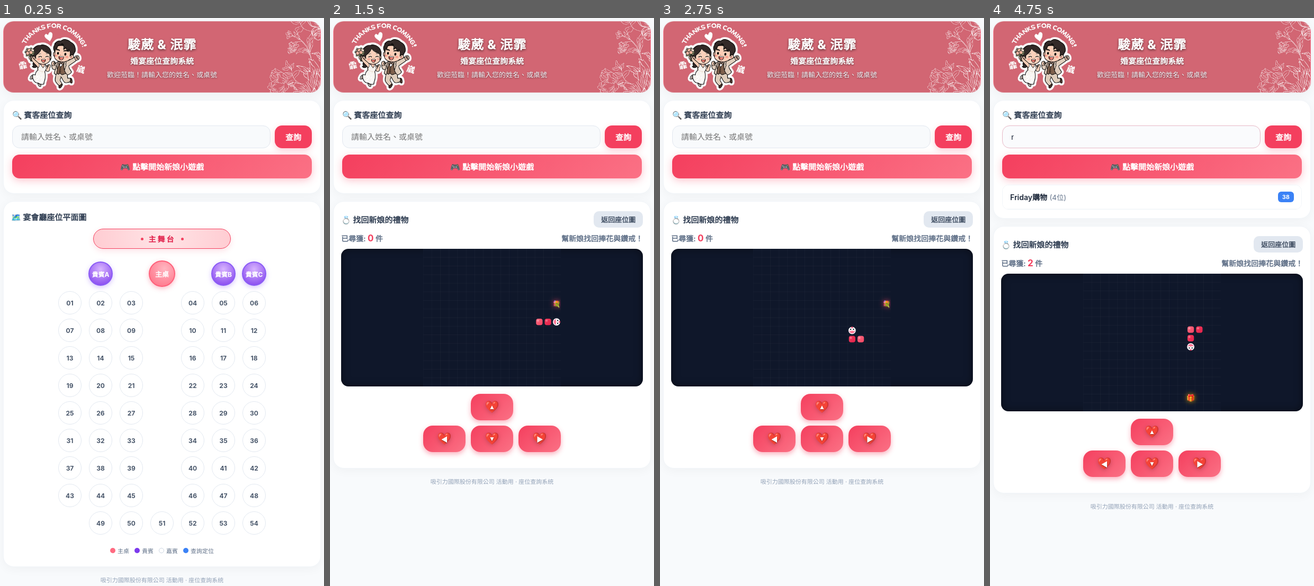
Above: before the commit, frames 1-4 (left to right).
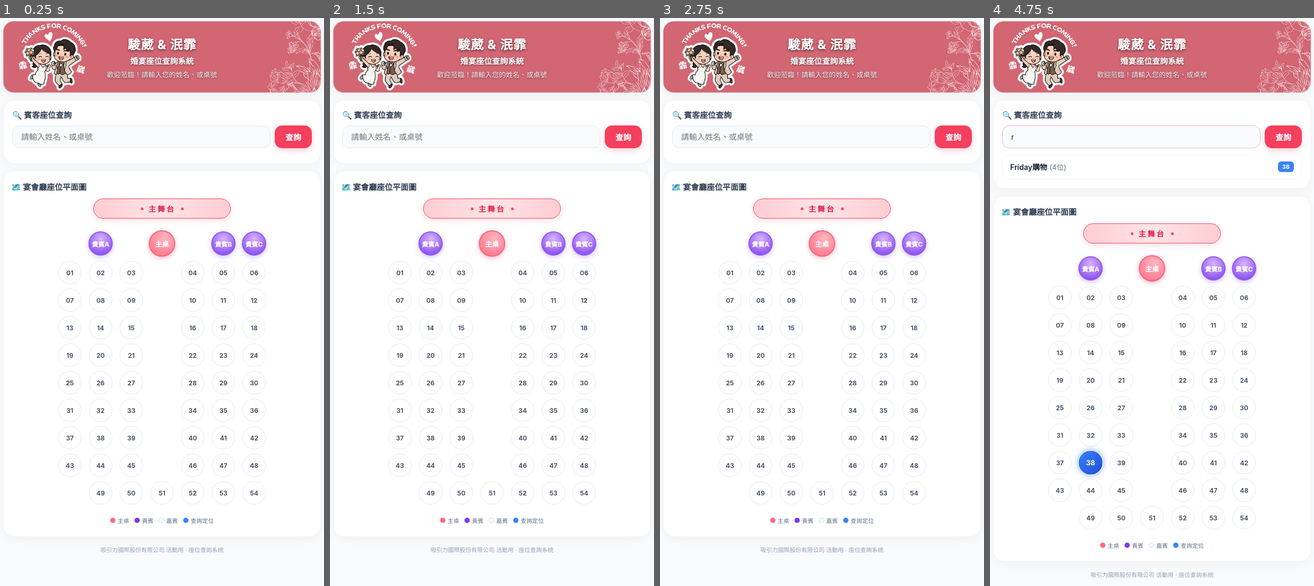
Above: after the commit, the same moments.

Repository: SoberBlues/MarryGame
Game: browser game, page index.html
The game is run twice, just before and just after one commit, with the same random seed, the same clock (stepped at 60 frames per second) and the same inputs.
Inputs (mouse positions are in pixels of both pictures, inside the frame that each line leads up to; where the layout moved, square brackets give the same spot in the first picture):
- Up to frame 1 (0.25 s): no input
- Up to frame 2 (1.5 s): click (492, 284) [492, 165] at 0.27 s; hold Right from 1.03 s (still down); click (492, 341) [492, 330] at 1.07 s
- Up to frame 3 (2.75 s): release Right at 1.53 s; hold Down 1.58-1.85 s; click (757, 233) [796, 302] at 1.67 s; hold Left 1.9-2.47 s; click "查詢" at 2.02 s; click (886, 205) [847, 296] at 2.27 s; hold Up from 2.52 s (still down)
- Up to frame 4 (4.75 s): release Up at 2.82 s; click (1200, 392) [1171, 347] at 2.87 s; hold Right 2.87-3.53 s; click (1071, 421) [1116, 353] at 3.47 s; hold Up 3.58-3.82 s; hold Left 3.87-4.3 s; click (1152, 182) [1152, 290] at 4.07 s; hold Down 4.35-4.68 s; click (1132, 137) at 4.52 s; type "r" at 4.52 s; tap Enter at 4.55 s; click (1245, 330) [1194, 347] at 4.67 s; hold Right from 4.73 s (still down)

The runs differ from the first frame. In frame 1, 11% of the frame differs, in the area x 3-97%, y 24-100%; in frame 2, 33%; in frame 3, 33%; in frame 4, 34%, in the area x 3-97%, y 24-99%.

Commit message:
Update index.html

Diff:
--- a/index.html
+++ b/index.html
@@ -107,29 +107,6 @@
   }
   .search-box button:active {
     transform: scale(0.96);
-  }
-
-  /* 遊戲快速啟動按鈕樣式 */
-  .game-btn {
-    width: 100%;
-    margin-top: 12px;
-    padding: 12px;
-    border: none;
-    border-radius: 14px;
-    background: linear-gradient(135deg, #f43f5e 0%, #fb7185 100%);
-    color: white;
-    font-size: 15px;
-    font-weight: bold;
-    cursor: pointer;
-    box-shadow: 0 4px 15px rgba(244, 63, 94, 0.3);
-    display: flex;
-    align-items: center;
-    justify-content: center;
-    gap: 8px;
-    transition: transform 0.1s, opacity 0.2s;
-  }
-  .game-btn:active {
-    transform: scale(0.97);
   }
 
   /* 搜尋結果列表 */
@@ -353,10 +330,6 @@
       <input type="text" id="searchInput" placeholder="請輸入姓名、或桌號" oninput="debounceSearch()" onkeypress="if(event.key==='Enter') searchGuest()" enterkeyhint="search">
       <button onclick="searchGuest()">查詢</button>
     </div>
-    <!-- 新增：點擊直接開始遊戲按鈕 -->
-    <button class="game-btn" onclick="startSnakeGame()">
-      <span>🎮 點擊開始新娘小遊戲</span>
-    </button>
     <div id="resultContainer" style="margin-top: 12px;"></div>
   </div>
 
@@ -492,6 +465,7 @@
     return;
   }
 
+  // 輸入「婚禮」即自動觸發遊戲
   if (query === '婚禮') {
     startSnakeGame();
     return;
